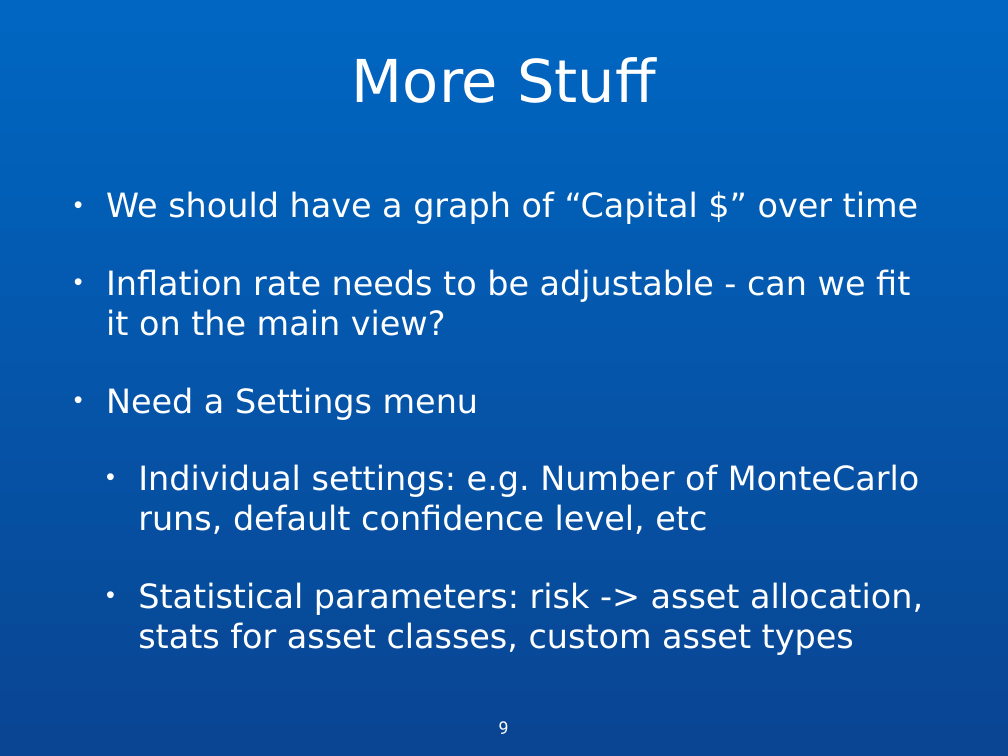
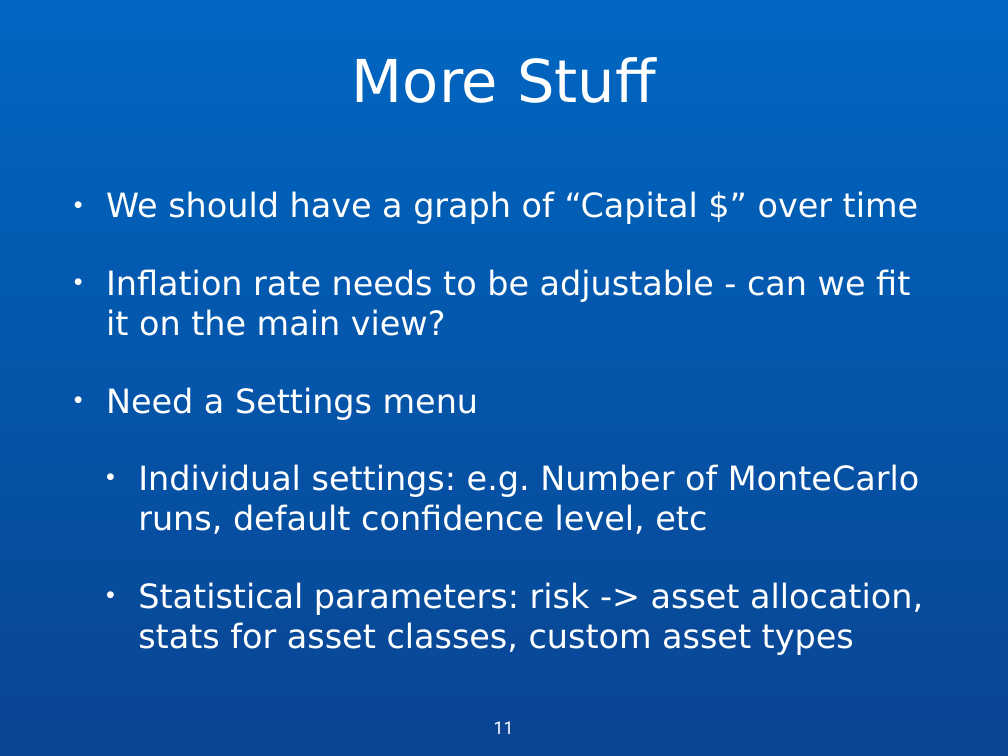
Before and after one commit to nfraenkel/Peace-of-Mind, a slide deck: slide 11 of Core Visual.ppt (slide 9 before the commit). Drawn at 1008x756 pixels with LibreOffice and Linux fonts; fonts in the diff are those of the drawing. Boxes give left, top, right and bottom in pixels: in the first picture for what was removed or moved away, otherwise in the second. Text is boxed around its words. In the diff, an @@ line names an element or a change of style, - is before the commit and + after.

```diff
--- a/Core Visual.ppt
+++ b/Core Visual.ppt
@@ page number added at bbox=[489, 717, 517, 746], 18 pt, text #FFFFFF @@
+11
@@ page number removed at bbox=[494, 717, 513, 746] @@
-9
```
Also in this commit, not shown: 1 other slide changed, 2 slides added, 7 other files.
